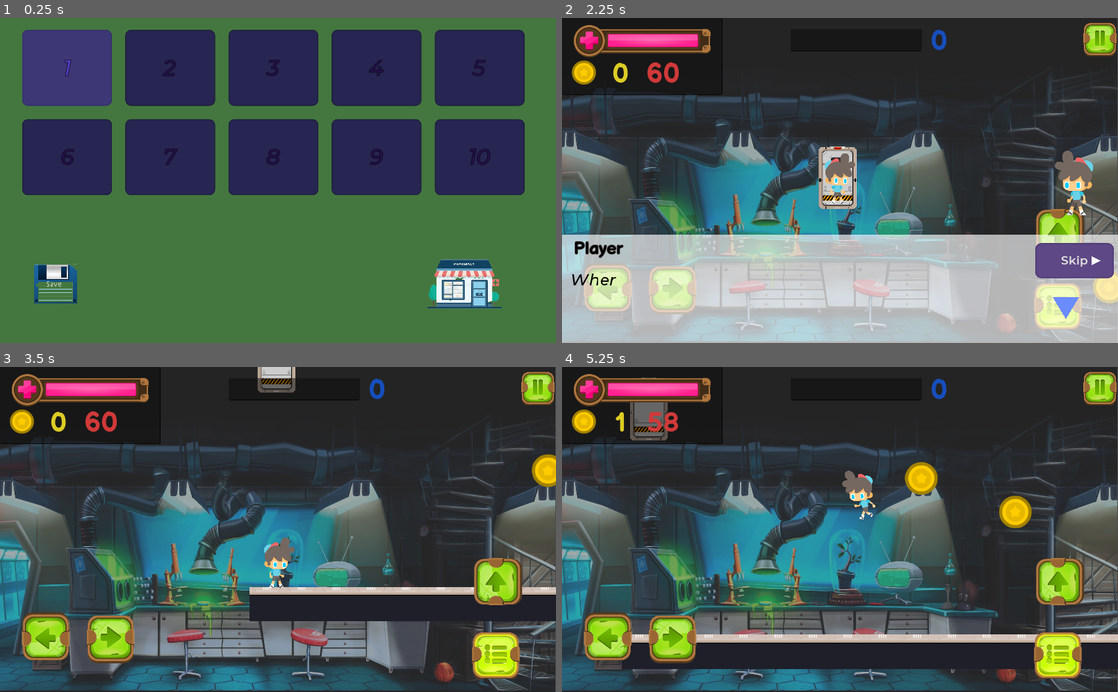
Above: before the commit, frames 1-4 (two rows, left to right).
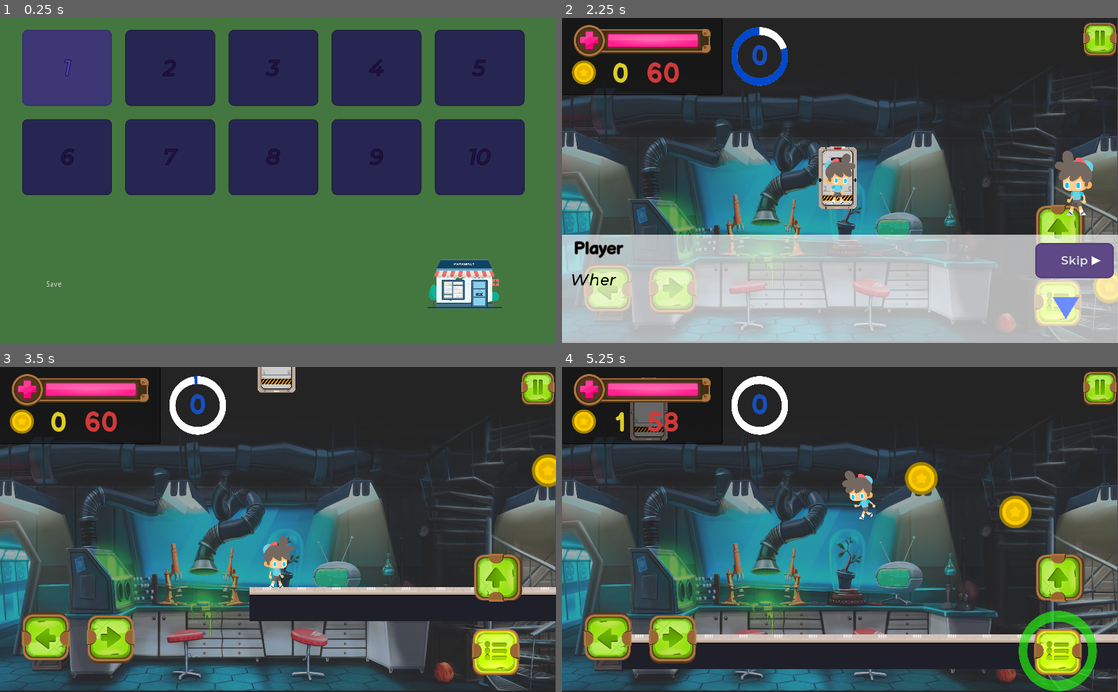
Above: after the commit, the same moments.

Repository: Sarath191181208/Covid-19
Game: Godot game, scene res://scenes/levelSelector.tscn
Two runs of this game, one before a commit and one after it. Both use one fixed random seed, a clock stepped at 60 frames per second and the inputs below.
Inputs (mouse positions are in pixels of both pictures, inside the frame that each line leads up to):
- Up to frame 1 (0.25 s): no input
- Up to frame 2 (2.25 s): click (1029, 284) at 0.5 s; click (612, 60) at 1.25 s; click "1" at 2 s
- Up to frame 3 (3.5 s): click "Skip" at 2.75 s
- Up to frame 4 (5.25 s): tap Enter (ui_accept) at 3.5 s; hold Shift (fire) 3.53-4.28 s; hold D (right) 3.53-5.03 s; tap Up (jump) at 3.77, 3.8, 4.07, 4.35, 4.52, 4.82 s; tap Shift (fire) at 4.55 s; hold A (left) from 5.03 s (still down); hold Shift (fire) from 5.03 s (still down)

The runs differ from the first frame. In frame 1, 0.6% of the frame differs, in the area x 6-14%, y 75-88%; in frame 2, 1.7%; in frame 3, 2.8%; in frame 4, 3.6%, in the area x 30-97%, y 2-100%.

Commit message:
added an experience system

Diff:
--- a/game_save.gd
+++ b/game_save.gd
@@ -4,3 +4,5 @@
 export (Dictionary) var collected
 export (int) var unlocked_levels
 export (bool) var boomerang
+export (int) var expLevel
+export (float) var experience
--- a/scenes/attack.tscn
+++ b/scenes/attack.tscn
@@ -18,7 +18,7 @@
 [node name="Sprite" type="AnimatedSprite" parent="."]
 frames = ExtResource( 1 )
 animation = "fire"
-frame = 4
+frame = 10
 playing = true
 
 [node name="VisibilityNotifier2D" type="VisibilityNotifier2D" parent="."]
--- a/scenes/enemy.tscn
+++ b/scenes/enemy.tscn
@@ -8,7 +8,7 @@
 [ext_resource path="res://scripts/enemy.gd" type="Script" id=46]
 
 [sub_resource type="RectangleShape2D" id=1]
-extents = Vector2( 23.132, 37.907 )
+extents = Vector2( 15.5649, 37.907 )
 
 [sub_resource type="RectangleShape2D" id=2]
 extents = Vector2( 305.97, 103.546 )
@@ -29,12 +29,12 @@
 scale = Vector2( 0.2, 0.2 )
 frames = ExtResource( 1 )
 animation = "idle"
-frame = 9
+frame = 14
 playing = true
 flip_h = true
 
 [node name="CollisionShape2D" type="CollisionShape2D" parent="."]
-position = Vector2( 6, 12 )
+position = Vector2( 0, 12 )
 shape = SubResource( 1 )
 
 [node name="detecting_range" type="Area2D" parent="."]
--- a/scenes/levelSelector.tscn
+++ b/scenes/levelSelector.tscn
@@ -7,7 +7,6 @@
 [ext_resource path="res://Assets/themes/disable.tres" type="StyleBox" id=5]
 [ext_resource path="res://Assets/shop/pharmacy-removebg-preview.png" type="Texture" id=6]
 [ext_resource path="res://Assets/music/Swinging Pants.ogg" type="AudioStream" id=7]
-[ext_resource path="res://Assets/png/save-removebg-preview.png" type="Texture" id=8]
 
 [sub_resource type="DynamicFont" id=1]
 size = 40
@@ -253,12 +252,6 @@
 volume_db = -10.0
 autoplay = true
 
-[node name="TouchScreenButton" type="TouchScreenButton" parent="."]
-position = Vector2( 54.5269, 449.576 )
-scale = Vector2( 0.18871, 0.168613 )
-normal = ExtResource( 8 )
-action = "save"
-
 [node name="Label" type="Label" parent="."]
 margin_left = 64.7798
 margin_top = 483.52
--- a/scenes/player.tscn
+++ b/scenes/player.tscn
@@ -22,6 +22,7 @@
 [ext_resource path="res://Assets/music_and_bg/shield_music.wav" type="AudioStream" id=20]
 [ext_resource path="res://Assets/png/img2.jpg" type="Texture" id=21]
 [ext_resource path="res://scenes/ScreenShake.tscn" type="PackedScene" id=22]
+[ext_resource path="res://Assets/png/ringProgressBar.png" type="Texture" id=23]
 
 [sub_resource type="RectangleShape2D" id=1]
 extents = Vector2( 13.022, 41.6507 )
@@ -45,6 +46,10 @@
 size = 52
 font_data = ExtResource( 4 )
 
+[sub_resource type="Gradient" id=5]
+offsets = PoolRealArray( 0, 0.77305, 1 )
+colors = PoolColorArray( 1, 1, 1, 1, 0, 0, 0, 1, 0, 0, 0, 1 )
+
 [node name="player" type="KinematicBody2D"]
 collision_mask = 16
 script = ExtResource( 2 )
@@ -58,7 +63,7 @@
 scale = Vector2( 0.199, 0.2 )
 frames = ExtResource( 1 )
 animation = "Idle"
-frame = 6
+frame = 12
 playing = true
 
 [node name="Camera2D" type="Camera2D" parent="."]
@@ -85,37 +90,6 @@
 position = Vector2( -4, 2 )
 shape = SubResource( 1 )
 
-[node name="input_buttons" type="CanvasLayer" parent="."]
-
-[node name="up" type="TouchScreenButton" parent="input_buttons"]
-position = Vector2( 862.825, 440.25 )
-rotation = -1.5708
-scale = Vector2( 0.5, 0.5 )
-normal = ExtResource( 8 )
-action = "jump"
-visibility_mode = 1
-
-[node name="left" type="TouchScreenButton" parent="input_buttons"]
-position = Vector2( 128, 552 )
-rotation = 3.14159
-scale = Vector2( 0.5, 0.5 )
-normal = ExtResource( 8 )
-action = "left"
-visibility_mode = 1
-
-[node name="right" type="TouchScreenButton" parent="input_buttons"]
-position = Vector2( 160, 448 )
-scale = Vector2( 0.5, 0.5 )
-normal = ExtResource( 8 )
-action = "right"
-visibility_mode = 1
-
-[node name="fire" type="TouchScreenButton" parent="input_buttons"]
-position = Vector2( 865.733, 475.191 )
-scale = Vector2( 0.5, 0.5 )
-normal = ExtResource( 3 )
-action = "fire"
-
 [node name="pause_screen" type="CanvasLayer" parent="."]
 pause_mode = 2
 
@@ -154,45 +128,50 @@
 normal = ExtResource( 9 )
 action = "restart"
 
-[node name="level_timer" type="Timer" parent="."]
-autostart = true
-
-[node name="Musics" type="Node" parent="."]
-
-[node name="jump" type="AudioStreamPlayer" parent="Musics"]
-stream = ExtResource( 15 )
-volume_db = -20.0
-
-[node name="walk" type="AudioStreamPlayer" parent="Musics"]
-stream = ExtResource( 16 )
-
-[node name="damage" type="AudioStreamPlayer" parent="Musics"]
-stream = ExtResource( 17 )
-volume_db = 10.0
-
-[node name="fire" type="AudioStreamPlayer" parent="Musics"]
-stream = ExtResource( 18 )
-volume_db = -20.0
-
-[node name="death" type="AudioStreamPlayer" parent="Musics"]
-stream = ExtResource( 19 )
-volume_db = -6.0
-
-[node name="shield" type="AudioStreamPlayer" parent="Musics"]
-stream = ExtResource( 20 )
-
-[node name="timer" type="Timer" parent="."]
-
-[node name="background" type="CanvasLayer" parent="."]
-layer = -30
-
-[node name="TextureRect" type="TextureRect" parent="background"]
-self_modulate = Color( 1, 1, 1, 0.52549 )
-margin_right = 1920.0
-margin_bottom = 1144.0
-rect_scale = Vector2( 0.533, 0.6 )
-texture = ExtResource( 21 )
-expand = true
+[node name="input_buttons" type="CanvasLayer" parent="."]
+
+[node name="up" type="TouchScreenButton" parent="input_buttons"]
+position = Vector2( 862.825, 432.699 )
+rotation = -1.5708
+scale = Vector2( 0.5, 0.5 )
+normal = ExtResource( 8 )
+action = "jump"
+visibility_mode = 1
+
+[node name="left" type="TouchScreenButton" parent="input_buttons"]
+position = Vector2( 128, 552 )
+rotation = 3.14159
+scale = Vector2( 0.5, 0.5 )
+normal = ExtResource( 8 )
+action = "left"
+visibility_mode = 1
+
+[node name="right" type="TouchScreenButton" parent="input_buttons"]
+position = Vector2( 160, 448 )
+scale = Vector2( 0.5, 0.5 )
+normal = ExtResource( 8 )
+action = "right"
+visibility_mode = 1
+
+[node name="fire" type="TouchScreenButton" parent="input_buttons"]
+position = Vector2( 865.733, 469.191 )
+scale = Vector2( 0.5, 0.5 )
+normal = ExtResource( 3 )
+action = "fire"
+
+[node name="TextureProgress" type="TextureProgress" parent="input_buttons/fire"]
+margin_left = -53.9646
+margin_top = -38.3969
+margin_right = 486.035
+margin_bottom = 501.603
+rect_scale = Vector2( 0.55, 0.55 )
+max_value = 10.0
+value = 100.0
+allow_greater = true
+texture_progress = ExtResource( 23 )
+fill_mode = 4
+tint_progress = Color( 0.141176, 0.937255, 0.0509804, 0.670588 )
+nine_patch_stretch = true
 __meta__ = {
 "_edit_use_anchors_": false
 }
@@ -202,16 +181,6 @@
 [node name="Panel" type="Panel" parent="CanvasLayer"]
 margin_right = 295.0
 margin_bottom = 142.0
-custom_styles/panel = SubResource( 2 )
-__meta__ = {
-"_edit_use_anchors_": false
-}
-
-[node name="expPanel" type="Panel" parent="CanvasLayer"]
-margin_left = 421.0
-margin_top = 20.0
-margin_right = 662.0
-margin_bottom = 61.0
 custom_styles/panel = SubResource( 2 )
 __meta__ = {
 "_edit_use_anchors_": false
@@ -253,10 +222,10 @@
 
 [node name="exp" type="Label" parent="CanvasLayer"]
 modulate = Color( 0.0862745, 0.305882, 0.737255, 1 )
-margin_left = 646.0
-margin_top = 13.0
-margin_right = 745.0
-margin_bottom = 142.0
+margin_left = 314.641
+margin_top = 40.7183
+margin_right = 413.641
+margin_bottom = 169.718
 custom_fonts/font = SubResource( 4 )
 text = "##
 "
@@ -268,19 +237,43 @@
 }
 
 [node name="expBar" type="TextureProgress" parent="CanvasLayer"]
-modulate = Color( 0, 1, 1, 1 )
-margin_left = 424.735
-margin_top = 22.0
-margin_right = 758.735
-margin_bottom = 122.0
-rect_min_size = Vector2( 50, 100 )
-rect_scale = Vector2( 0.7, 0.7 )
-value = 4.0
+margin_left = 310.082
+margin_top = 16.9603
+margin_right = 810.082
+margin_bottom = 516.96
+rect_min_size = Vector2( 50, 50 )
+rect_scale = Vector2( 0.2, 0.2 )
+value = 40.0
 rounded = true
-texture_progress = ExtResource( 14 )
-__meta__ = {
-"_edit_use_anchors_": false
-}
+texture_under = ExtResource( 23 )
+texture_progress = ExtResource( 23 )
+fill_mode = 5
+tint_progress = Color( 0, 0.286275, 0.796078, 1 )
+__meta__ = {
+"_edit_use_anchors_": false
+}
+
+[node name="Particles2D" type="CPUParticles2D" parent="CanvasLayer/expBar"]
+position = Vector2( 276.281, 272.866 )
+rotation = -1.5708
+emitting = false
+amount = 20
+lifetime = 2.0
+preprocess = 15.0
+speed_scale = 3.0
+randomness = 1.0
+emission_shape = 2
+emission_rect_extents = Vector2( 50, 50 )
+spread = 0.0
+gravity = Vector2( -98, -46 )
+initial_velocity = 200.0
+initial_velocity_random = 0.7
+linear_accel = 25.0
+angle = 45.0
+scale_amount = 25.0
+color_ramp = SubResource( 5 )
+
+[node name="Timer" type="Timer" parent="CanvasLayer/expBar"]
 
 [node name="TextureRect" type="TextureRect" parent="CanvasLayer"]
 margin_left = 17.7456
@@ -320,9 +313,55 @@
 
 [node name="Position2D2" type="Position2D" parent="CanvasLayer"]
 
+[node name="level_timer" type="Timer" parent="."]
+autostart = true
+
+[node name="Musics" type="Node" parent="."]
+
+[node name="jump" type="AudioStreamPlayer" parent="Musics"]
+stream = ExtResource( 15 )
+volume_db = -20.0
+
+[node name="walk" type="AudioStreamPlayer" parent="Musics"]
+stream = ExtResource( 16 )
+
+[node name="damage" type="AudioStreamPlayer" parent="Musics"]
+stream = ExtResource( 17 )
+volume_db = 10.0
+
+[node name="fire" type="AudioStreamPlayer" parent="Musics"]
+stream = ExtResource( 18 )
+volume_db = -20.0
+
+[node name="death" type="AudioStreamPlayer" parent="Musics"]
+stream = ExtResource( 19 )
+volume_db = -6.0
+
+[node name="shield" type="AudioStreamPlayer" parent="Musics"]
+stream = ExtResource( 20 )
+
+[node name="timer" type="Timer" parent="."]
+
+[node name="background" type="CanvasLayer" parent="."]
+layer = -30
+
+[node name="TextureRect" type="TextureRect" parent="background"]
+self_modulate = Color( 1, 1, 1, 0.52549 )
+margin_right = 1920.0
+margin_bottom = 1144.0
+rect_scale = Vector2( 0.533, 0.6 )
+texture = ExtResource( 21 )
+expand = true
+__meta__ = {
+"_edit_use_anchors_": false
+}
+
 [node name="attackChangingTimer" type="Timer" parent="."]
 wait_time = 0.2
 one_shot = true
+
+[node name="exp" type="Tween" parent="."]
+[connection signal="timeout" from="CanvasLayer/expBar/Timer" to="." method="_on_Timer_timeout"]
 [connection signal="timeout" from="level_timer" to="." method="_on_level_timer_timeout"]
 [connection signal="timeout" from="timer" to="." method="_on_timer_timeout"]
 [connection signal="timeout" from="attackChangingTimer" to="." method="_on_attackChangingTimer_timeout"]
--- a/scripts/attack.gd
+++ b/scripts/attack.gd
@@ -3,6 +3,7 @@
 var direction = 1
 var velocity = Vector2()
 var player
+var random = RandomNumberGenerator.new()
 
 const EXP_ANIMATION = preload("res://scenes/ExperiencePoints.tscn")
 
@@ -22,9 +23,14 @@
 func _on_attack_body_entered(body):
 	# goes to the body entered and checks for function got shot
 	body.got_shot()
-	Global.experience += body.experience
+	random.randomize()
+	var random_number = random.randf_range(0,10)
+	random_number = int(random_number)
+
+	var experience = body.experience + random_number
+	Global.experience += experience
 	var exp_animation = EXP_ANIMATION.instance()
-	exp_animation.text(body.experience)
+	exp_animation.text(experience)
 	body.add_child(exp_animation)
 	exp_animation.position = Vector2(0,0)
 	player.experienceUpdate()
--- a/scripts/global.gd
+++ b/scripts/global.gd
@@ -117,10 +117,13 @@
 		collected = {}
 		unlocked_levels = 1
 		boomerang = false
+		experience = 0
+		expLevel = 0
 
 func _physics_process(delta):
-	if Input.is_action_just_pressed("save"):
-		save_world()
+	save_world()
+#	var dir = Directory.new()
+#	dir.remove("user://saves/save_01.tres")
 
 func _on_Main_tree_exiting():
 	save_world()
@@ -132,6 +135,8 @@
 	new_save.collected = collected
 	new_save.unlocked_levels = unlocked_levels
 	new_save.boomerang = boomerang
+	new_save.experience = experience
+	new_save.expLevel = expLevel
 	var dir = Directory.new()
 	if not dir.dir_exists("user://saves/"):
 		dir.make_dir_recursive("user://saves/")
@@ -159,5 +164,7 @@
 	collected = world_save.collected
 	unlocked_levels = world_save.unlocked_levels
 	boomerang = world_save.boomerang
+	experience = world_save.experience
+	expLevel = world_save.expLevel
 
 	return true
--- a/scripts/player.gd
+++ b/scripts/player.gd
@@ -25,6 +25,7 @@
 var FIREBALL = preload("res://scenes/attack.tscn")
 # warning-ignore:unused_argument
 func _ready():
+	$input_buttons/fire/TextureProgress.value = 0
 	experienceUpdate()
 	if Global.boomerang == true :
 		FIREBALL = preload("res://scenes/boomerang.tscn")
@@ -88,8 +89,8 @@
 		jump()
 	if Input.is_action_pressed("fire"):
 		heldTime += 1
-		print(heldTime)
-		if heldTime >= 20:
+		$input_buttons/fire/TextureProgress.value = heldTime
+		if heldTime >= 10:
 			held = true
 	if Input.is_action_just_released("fire"):
 		held = false
@@ -152,15 +153,22 @@
 		alreadyPlayed = false
 
 func experienceUpdate():
+
+	if Global.experience >= $CanvasLayer/expBar.max_value:
+		var extra = Global.experience - $CanvasLayer/expBar.max_value
+		Global.coins += Global.expLevel * 5 + 1
+		Global.expLevel += 1
+		Global.experience = 0  + int(extra)
+		$CanvasLayer/exp.text = String(Global.expLevel)
+		$CanvasLayer/expBar/Particles2D.set_emitting(true)
+		$CanvasLayer/expBar/Timer.start()
+		$CanvasLayer/expBar.value = Global.experience
+
 	$CanvasLayer/expBar.max_value = Global.expLevel * 50 + 50
 	$CanvasLayer/exp.text = String(Global.expLevel)
-	$CanvasLayer/expBar.value = Global.experience
-	if $CanvasLayer/expBar.value == $CanvasLayer/expBar.max_value:
-		Global.coins += Global.expLevel * 5 + 1
-		Global.expLevel += 1
-		Global.experience = 0
-		$CanvasLayer/exp.text = String(Global.expLevel)
-		$CanvasLayer/expBar.value = Global.experience
+#	$CanvasLayer/expBar.value = Global.experience
+	$exp.interpolate_property($CanvasLayer/expBar,"value",$CanvasLayer/expBar.value,Global.experience,0.7,Tween.TRANS_LINEAR,Tween.EASE_OUT)
+	$exp.start()
 
 func updateHub():
 	$CanvasLayer/time.text = String(time)
@@ -172,23 +180,28 @@
 
 
 func _on_attackChangingTimer_timeout():
-			var fireball = FIREBALL.instance()
-			Input.vibrate_handheld(350)
+	var fireball = FIREBALL.instance()
+	Input.vibrate_handheld(350)
 # --> changing the direction of fireball based on players facing direction
-			if $AnimatedSprite.flip_h == true :
-				fireball.changingDirection(-1)
-			else :
-				fireball.changingDirection(1)
-			fireball.addExperienceTo(self)
-			if Input.is_action_just_released("fire"):
-				held = false
-				heldTime = 0
-			if held == false:
-			#adding fireball
-				get_parent().add_child(fireball)
-				fireball.position = $Position2D.global_position
-			else:
-				add_child(fireball)
-				fireball.position = Vector2(0,0)
-			heldTime = 0
-			held = false
+	if $AnimatedSprite.flip_h == true :
+		fireball.changingDirection(-1)
+	else :
+		fireball.changingDirection(1)
+	fireball.addExperienceTo(self)
+	if Input.is_action_just_released("fire"):
+		held = false
+		heldTime = 0
+	if held == false:
+	#adding fireball
+		get_parent().add_child(fireball)
+		fireball.position = $Position2D.global_position
+	else:
+		add_child(fireball)
+		fireball.position = Vector2(0,0)
+	heldTime = 0
+	$input_buttons/fire/TextureProgress.value = 0
+	held = false
+
+
+func _on_Timer_timeout():
+	$CanvasLayer/expBar/Particles2D.set_emitting(false)
Binary file added: Assets/png/ringProgressBar.png
Not shown, added: Assets/png/ringProgressBar.png.import
Not shown: 1 places in scenes/levelSelector.tscn that only renumber resources
Not shown: 1 places in scenes/player.tscn that only renumber resources
